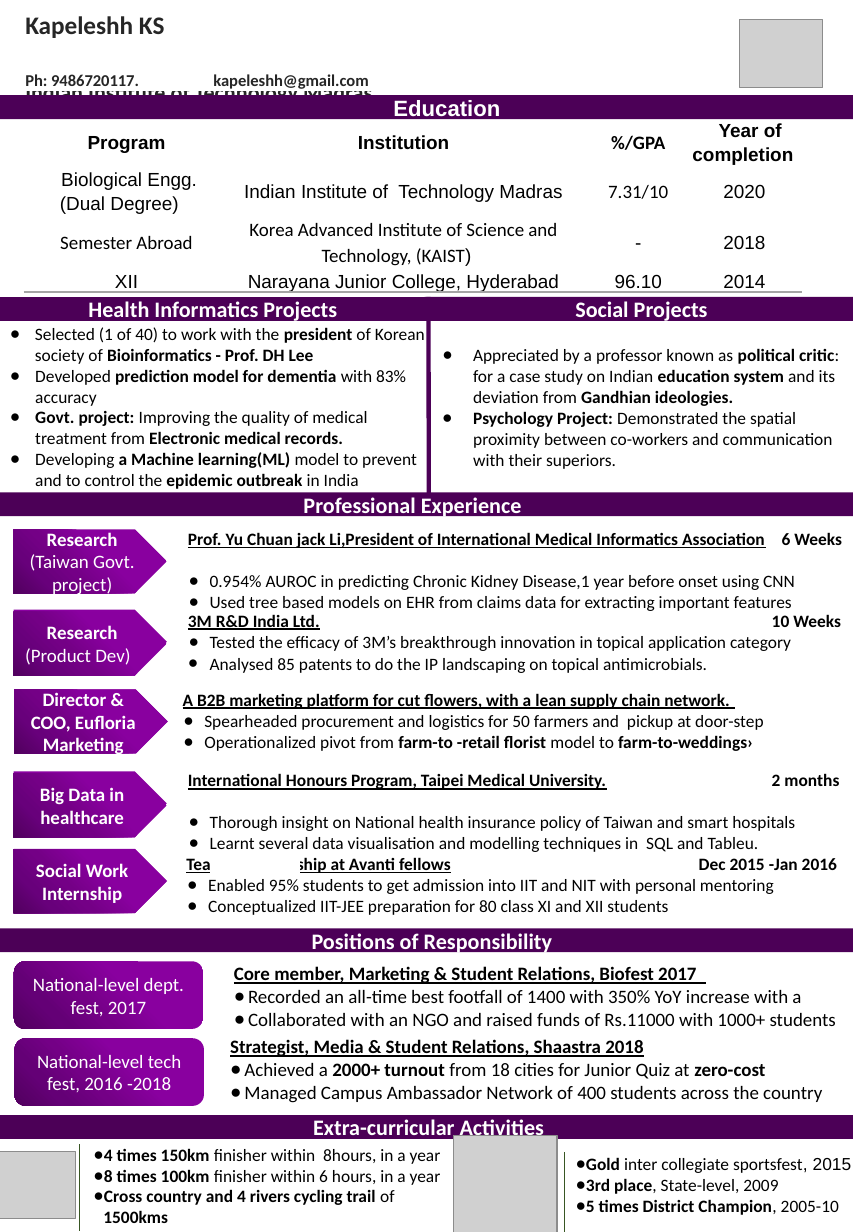
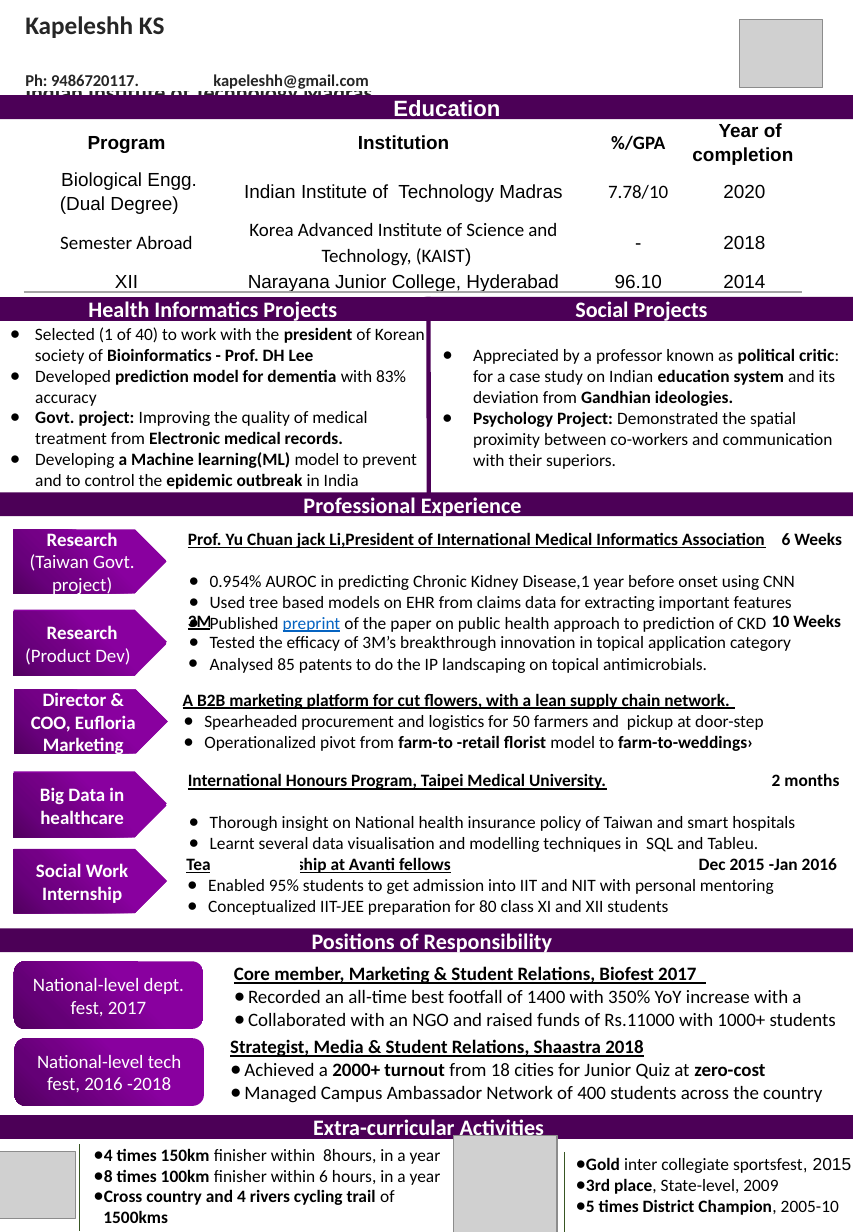
Before and after one commit to chocochip13/Resume, a slide deck: slide 1 of Kapeleshh_CV_Purple.pptx. Drawn at 853x1232 pixels with LibreOffice and Linux fonts; fonts in the diff are those of the drawing; grey boxes stand for pictures. Boxes give left, top, right and bottom in pixels: in the first picture for what was removed or moved away, otherwise in the second. Text is boxed around its words. In the diff, an @@ line names an element or a change of style, - is before the commit and + after.

Commit message:
Change CG and Update Preprint

```diff
--- a/Kapeleshh_CV_Purple.pptx
+++ b/Kapeleshh_CV_Purple.pptx
@@ table at [24, 117, 801, 296] @@
-row 2, column 3: 7.31/10
+row 2, column 3: 7.78/10
@@ text at [283, 617, 766, 632]: paragraph added @@
+● Published preprint of the paper on public health approach to prediction of CKD
```
Also in this commit, not shown: 1 other file.
